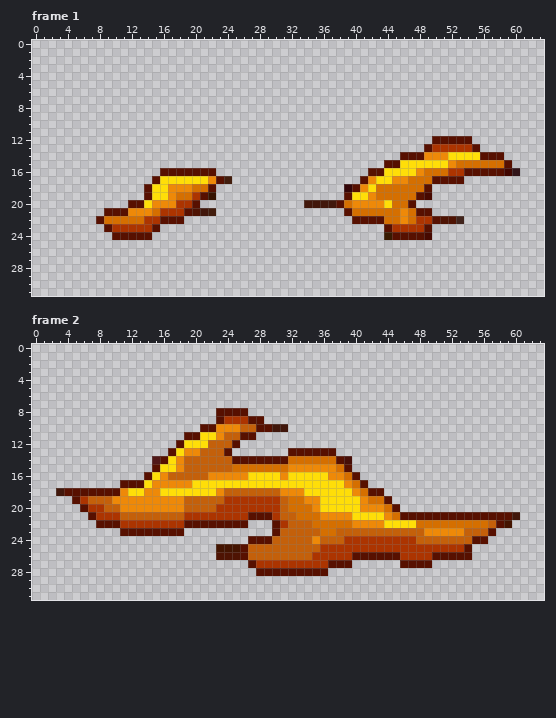
Pixel-art file, stored at Mohanjo daro/Assets/Art/Effects/FireBolt.aseprite. Above is the file before it was changed.
64x32 pixels, 10 frames. Colours within 5 levels of each other are drawn and written as one. Shown: frame 1, frame 2. The commit also changed other frames, which this record leaves out.
And afterwards:
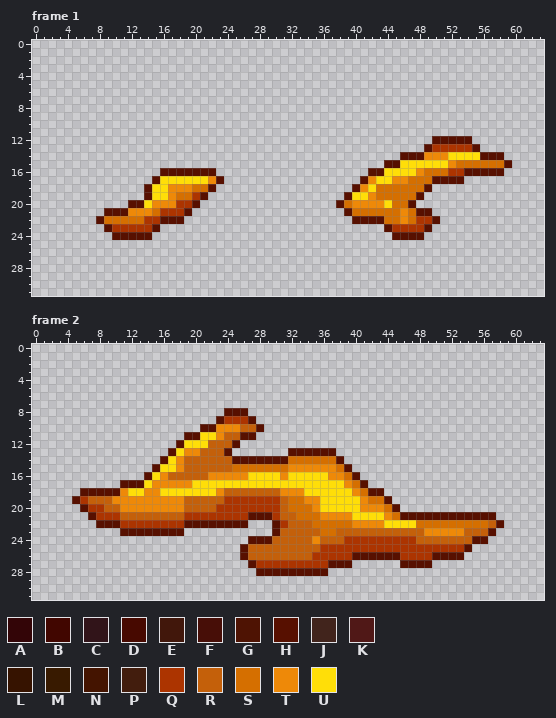
Palette (. is transparent): A #330507  B #410600  C #311419  D #470900  E #41170b  F #470e07  G #4e1303  H #571000  J #41241c  K #501817  L #361300  M #381a00  N #441400  P #421d0d  Q #ac3400  R #c4600a  S #d56f00  T #ee8908  U #ffde08
The exact change:
layer "Layer 1" now hidden
--- frame 1
@@ x 0..63 @@
 15 ............................................HHUUUUUUTSSSSSSH....
-16 ................HHHHHHH...................HHUUUUTSSSQQHHHHHBC...
-17 ...............HUUUUUUTHP................HTUUTTSSSHHHH..........
-18 ..............HUUTTTSSH................AHTUSSSSSSH..............
-19 ..............HUUTSSQHL................HUUTSSSSSHD..............
-20 ............HHUTTTQQH.............EEEEHSTTTTUSSH................
-21 .........HHHTTTSQQQHGEP................HSSSSSSTSHH..............
-22 ........HSSSSSQQHHH.....................HHHHSSTSQQHGGJ..........
+16 ................HHHHHHH...................HHUUUUTSSSQQHHHHH.....
+17 ...............HUUUUUUTH.................HTUUTTSSSHHHH..........
+18 ..............HUUTTTSSH.................HTUSSSSSSH..............
+19 ..............HUUTSSQH.................HUUTSSSSSH...............
+20 ............HHUTTTQQH.................HSTTTTUSSH................
+21 .........HHHTTTSQQQH...................HSSSSSSTSHH..............
+22 ........HSSSSSQQHHH.....................HHHHSSTSQQH.............
 23 .........HQQQQQH............................HQQQQH..............
-24 ..........HHHHH.............................MHHHHD..............
+24 ..........HHHHH..............................HHHH...............
 25 ................................................................
--- frame 2
@@ x 21..33 @@
  7 .............
- 8 ..HHHH.......
- 9 ..HQQQHH.....
-10 HHTTTRRHHEE..
+ 8 ...HHH.......
+ 9 ..HQQQH......
+10 HHTTTRRH.....
 11 UUTRRHH......
@@ x 13..41 @@
 13 ....HUTTRRRH.......HHHHHH....
-14 ..KHUTRRRRRRHHHHHHHSSSSSSHF..
+14 ...HUTRRRRRRHHHHHHHSSSSSSH...
 15 ..HUUTRRRRRRSSSSSSSTTTTTTSH..
@@ x 0..63 @@
 17 ...........HHHUTTTTTUUUUUUUUUUUUUUUUUUUTSH......................
-18 ...EHHHHHHHTUUTTUUUUUUUTRRRRRRRTTTUUUUUUTSHH....................
+18 ......HHHHHTUUTTUUUUUUUTRRRRRRRTTTUUUUUUTSHH....................
 19 .....HQRRRTTTTTTTTTRRRRRQQQQQQQRSSTTUUUUUTSSH...................
 20 ......HQQRRTTTTTTTTRRRRQQQQQQQQRSSSTUUUUUTTTSH..................
-21 .......HQQQRRRRRRRRQQQQQQQQHHHQRRSSSTTTTUUUUTSHHHHHHHHHHHHHHE...
-22 ........HHHQQQQQQQQHHHHHHHH...HQRRRSSSSSTTTTUUUUSSSSSSSSSRHN....
+21 .......HQQQRRRRRRRRQQQQQQQQHHHQRRSSSTTTTUUUUTSHHHHHHHHHHHH......
+22 ........HHHQQQQQQQQHHHHHHHH...HQRRRSSSSSTTTTUUUUSSSSSSSSSRH.....
 23 ...........HHHHHHHH...........HRRRRRSSRRRRRRRRRRRTTTTTRRRH......
 24 ...........................HHHRRRRRTRRRQQQQQQQQQRRRRRRRHH.......
-25 .......................NNNHRRRRRRRRRQQQQQQQQQQQQQQQQQQH.........
-26 .......................GGGHRRRRRRRRQQQQQHHHHHHQQQQHHHHH.........
+25 ..........................HRRRRRRRRRQQQQQQQQQQQQQQQQQQH.........
+26 ..........................HRRRRRRRRQQQQQHHHHHHQQQQHHHH..........
 27 ...........................HQQQQQQQQQHHH......HHHH..............
